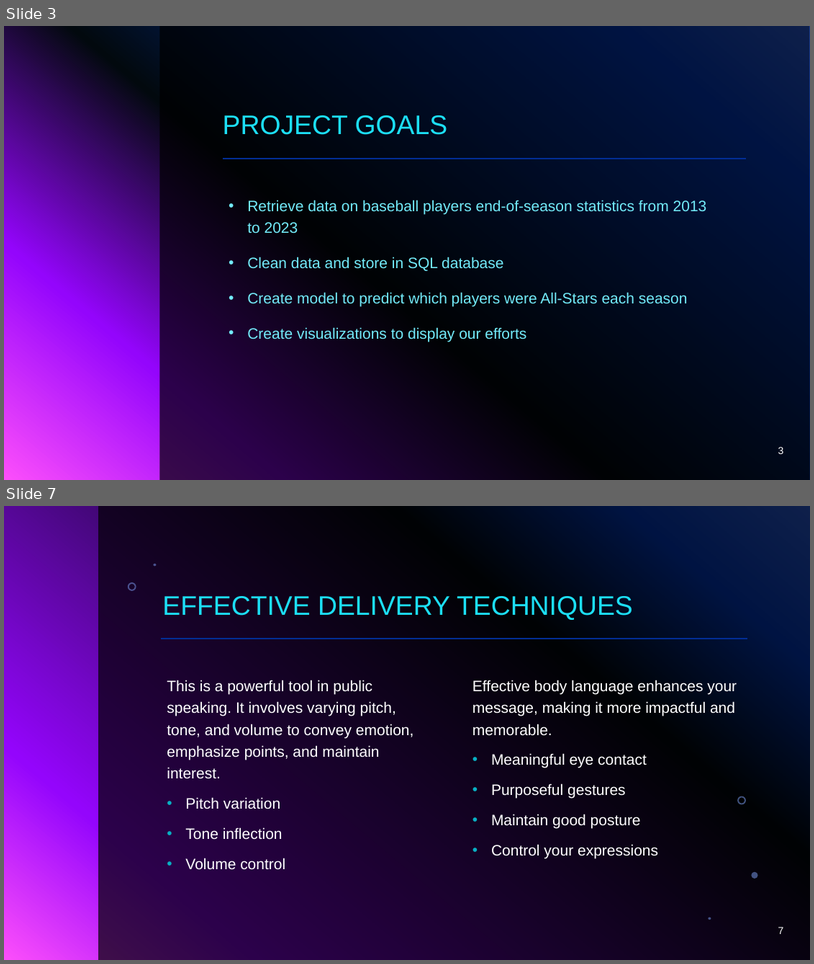
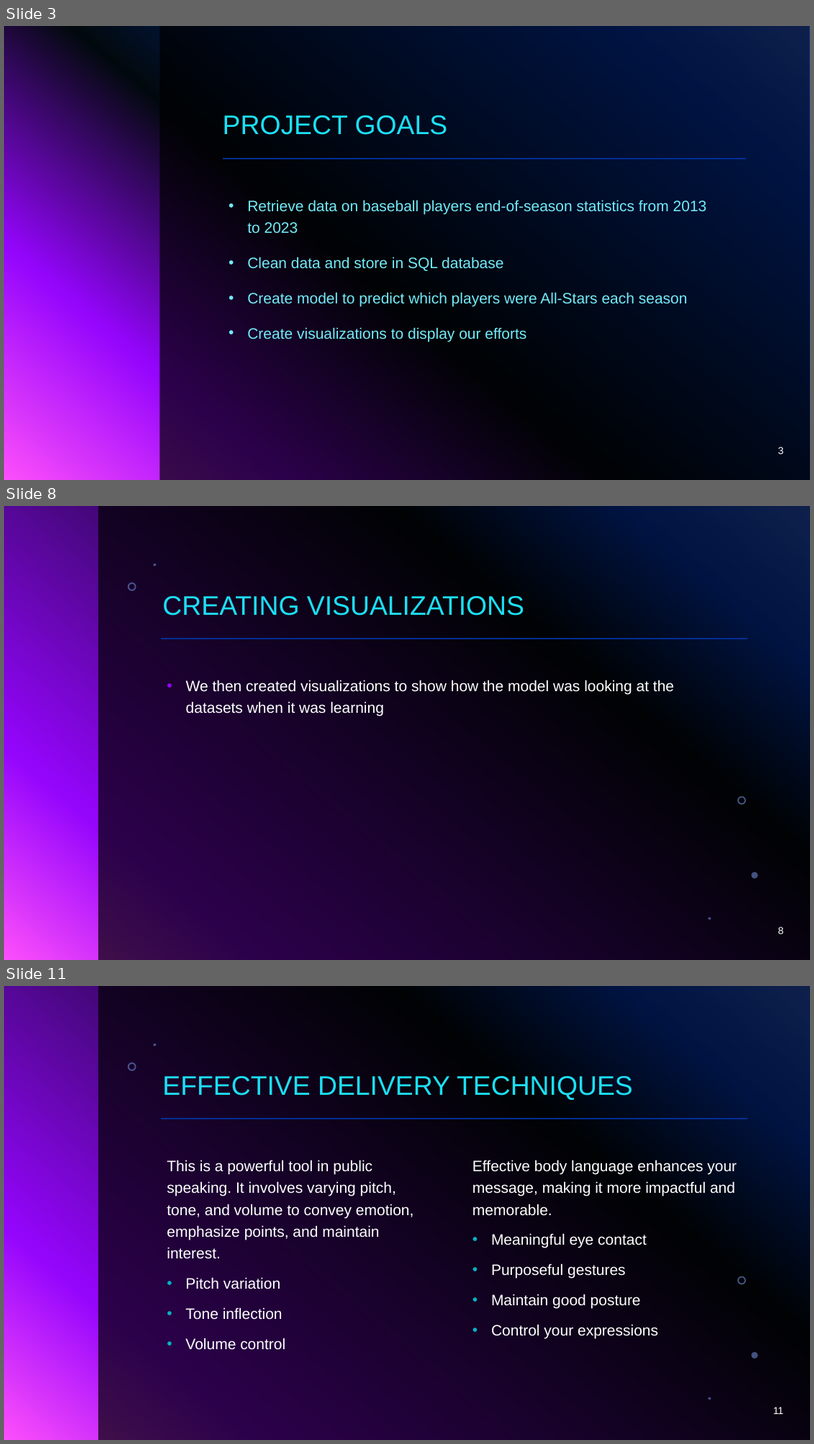
Before and after one commit to Christian-Albertini/project-4, a slide deck: Presentation.pptx. Shown one above the other, each under a label of ours: slides 3 and 7 before the commit, slides 3, 8 and 11 after it; the slides between them are not shown. The pictures are 814x964 and 814x1444 pixels, drawn with LibreOffice and Linux fonts; fonts in the diff are those of the drawing; background and template pictures are left out. Boxes give left, top, right and bottom in pixels: in the first picture for what was removed or moved away, otherwise in the second. Text is boxed around its words. In the diff, an @@ line names an element or a change of style, - is before the commit and + after.

```diff
--- a/Presentation.pptx
+++ b/Presentation.pptx
@@ slide 8 added at (x1=4, y1=506, x2=810, y2=960), background gradient #316CFC to #0343DF to #02090E to #9405FC to #FC4EFB; not listed: 7 template elements that a slide beside it also shows @@
@@ title added at (x1=162, y1=596, x2=525, y2=615), 32 pt, text #1CDFF5 @@
+CREATING VISUALIZATIONS
@@ text added at (x1=186, y1=680, x2=674, y2=716), 18 pt, text #FFFFFF @@
+• We then created visualizations to show how the model was looking at the datasets when it was learning
@@ page number added at (x1=779, y1=926, x2=784, y2=934), 12 pt, text #FFFFFF @@
+8
@@ what was slide 7 is now slide 11 @@
@@ page number at (x1=774, y1=1406, x2=784, y2=1414): text changed @@
-7
+11
```
Also in this commit, not shown: 6 other slides added, 1 slide removed.
